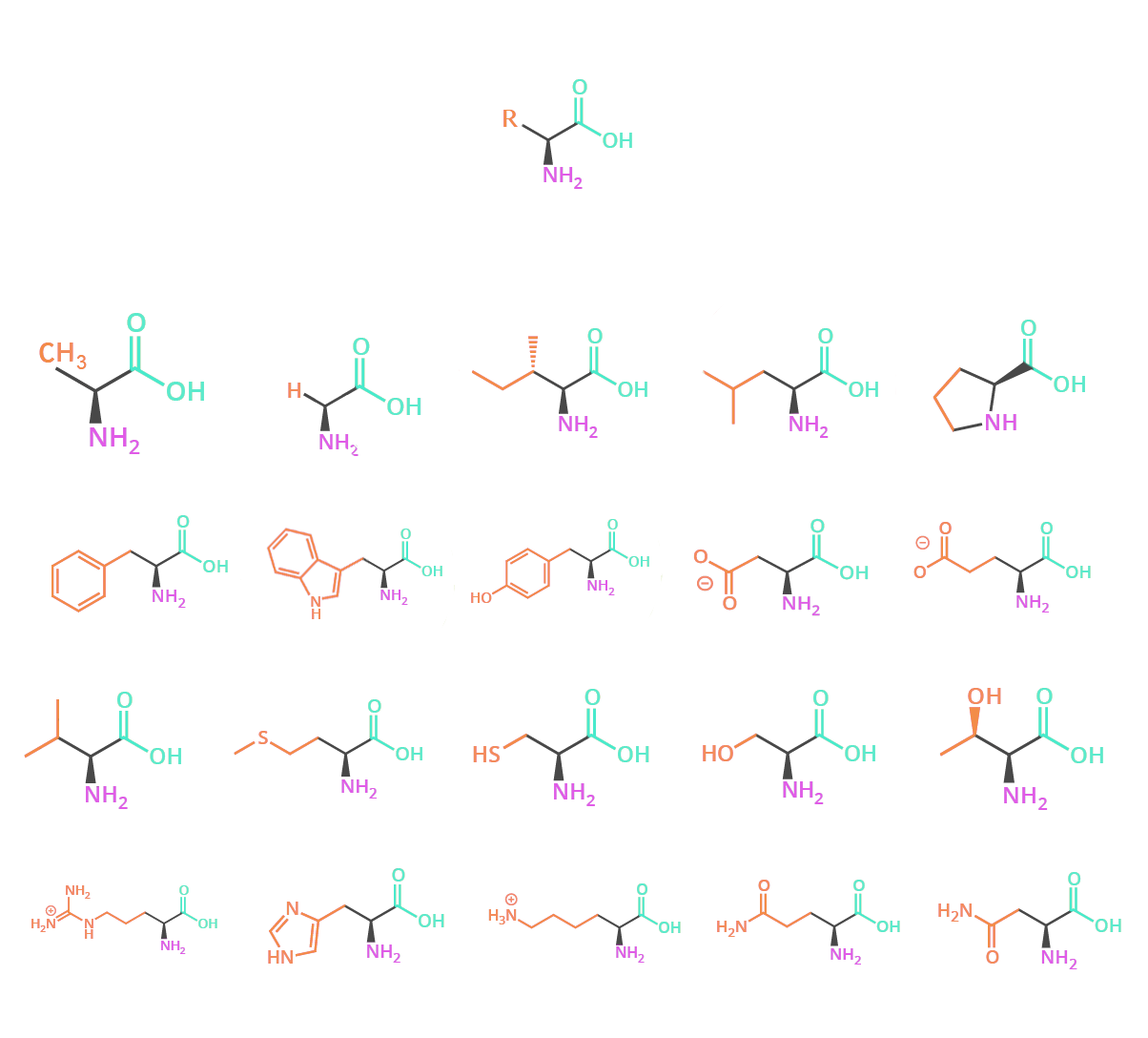
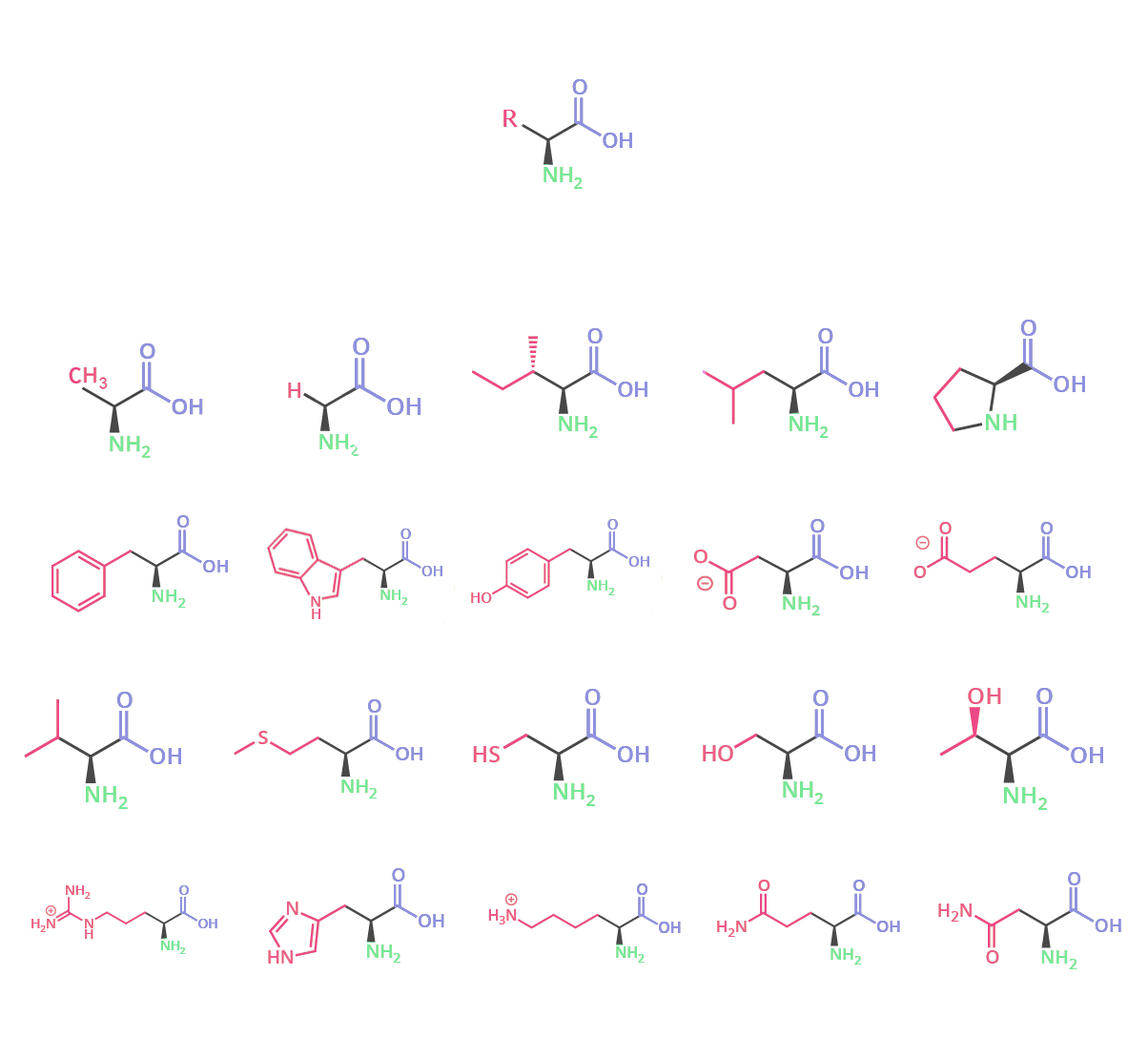
Layer changes from the first (1148, 1038) image to the second:
painted on "Amine" over bbox(60, 163, 1098, 969)
painted on "R" (1st of 2) over bbox(23, 89, 1024, 965)
painted on "COOH" over bbox(102, 79, 1122, 959)
painted on "Layer 4" over bbox(39, 312, 205, 458)
